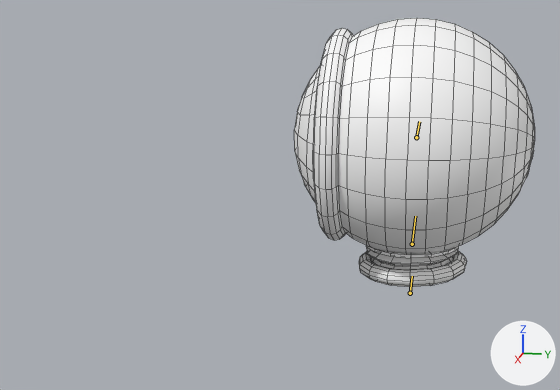
An edit to the FBX model Assets/Art/Animations/UHelmet/Anim_Helmet_PipeFix_60fps.fbx, drawn before and after from the same camera.
Both versions are drawn from a 50 mm camera at (1.841, 0.07, 1.877) aimed at (-0.011, -0.3, 1.414). Every picture has the same lights, and +X, +Y and +Z are marked at lower right. The bones that bend it are drawn over the model as lines. Mesh edges are drawn as thin lines.

The first picture shows 'HELMET'.
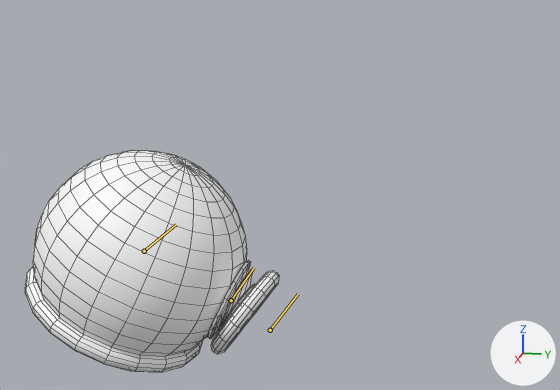
The newer file adds an action. The first version stands in its rest pose; the second is drawn at frame 14 of the action 'Take 001'.

Pixel boxes [x1, y1, x2, y2] of what changed, in the pictures (560 x 390 px):
'HELMET', posed (17% shorter): before [294, 18, 535, 287]; after [25, 150, 279, 372]
bone 'HELMET_ROOT', root to tip: before (410, 293) to (412, 276); after (270, 330) to (298, 294)
bone 'Neck', root to tip: before (412, 244) to (415, 216); after (231, 300) to (254, 267)

What changed in the scene script:
```text
Change bone_helmet_root:
    where bone_helmet_root = bpy.data.objects['HELMET_grp'].pose.bones['HELMET_ROOT']
    bone_helmet_root.location: (0.0, 0.0, 0.0) -> (-12.81, 0.0, 35.54)
    bone_helmet_root.rotation_quaternion: (1.0, 0.0, 0.0, 0.0) -> (0.636, -0.622, -0.327, -0.32)  # degrees (0, 0, 0) -> degrees (-89, -54, 0)
Change bone_neck:
    where bone_neck = bpy.data.objects['HELMET_grp'].pose.bones['Neck']  # child of 'HELMET_ROOT'
    bone_neck.rotation_quaternion: (1.0, 0.0, 0.0, 0.0) -> (0.713, 0.697, -0.053, -0.052)  # degrees (0, 0, 0) -> degrees (89, 0, -9)
```
